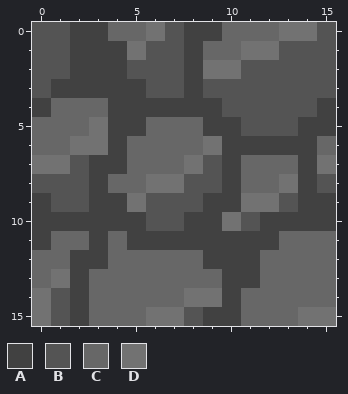
A pixel-art file gets an edit: Sprites/Environment/Stone_Dirt_Blend_Upper_Left_Corner.ase. The picture above is the old version.
16x16 pixels, 1 frame.
Palette (. is transparent): A #414141  B #545454  C #676767  D #727272
Pixels before, first column x 0:
 0 BBAACCDBAACCCDDB
 1 BBAAADBBACCDDBBB
 2 BBAAABBBADDBBBBB
 3 BAAAAABBABBBBBBB
 4 ACCCAAAAAABBBBBA
 5 CCCDAACCCAABBBAA
 6 CCDDACCCCDAAAAAC
 7 DDBAACCCDBACCCAD
 8 BBBACCDDBBACCDAB
 9 ABBAADBBBAADDBAA
10 AAAAAABBAADBAAAA
11 ACCACAAAAAAAACCC
12 CCAACCCCCAAACCCC
13 CDACCCCCCCAACCCC
14 DBACCCCCDDACCCCC
15 DBACCCDDBAACCCDD
The same view after the edit:
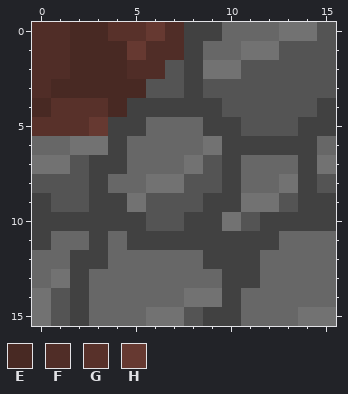
Colours new in this view: E #482923  F #502d27  G #58312a  H #663931
Difference:
{"y":0,"x":0,"old":"BBAACCDB","new":"FFEEGGHF"}
{"y":1,"x":0,"old":"BBAAADBB","new":"FFEEEHFF"}
{"y":2,"x":0,"old":"BBAAABB","new":"FFEEEFF"}
{"y":3,"x":0,"old":"BAAAAA","new":"FEEEEE"}
{"y":4,"x":0,"old":"ACCCA","new":"EGGGE"}
{"y":5,"x":0,"old":"CCCD","new":"GGGH"}
{"label":"changed","picture_box":[32,22,184,136]}
